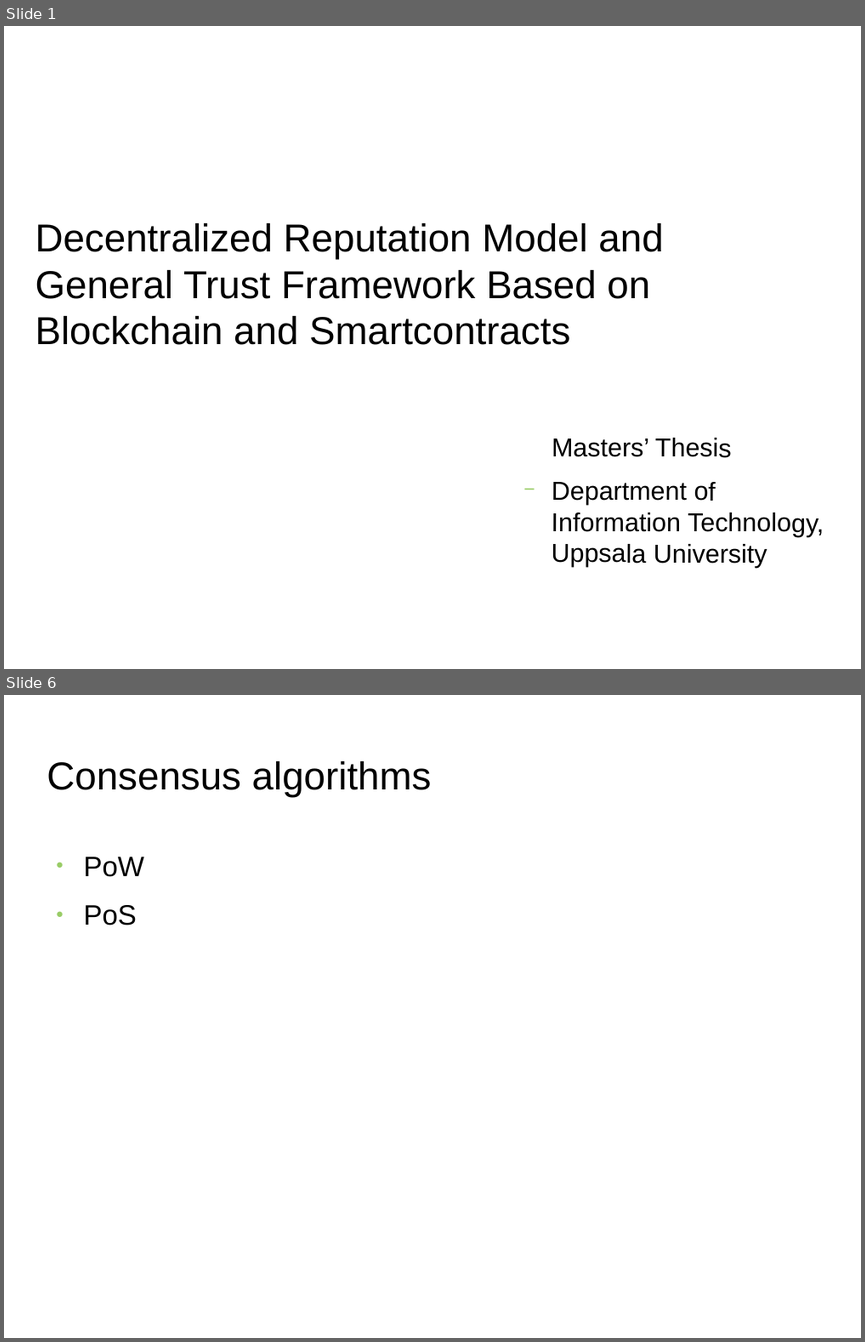
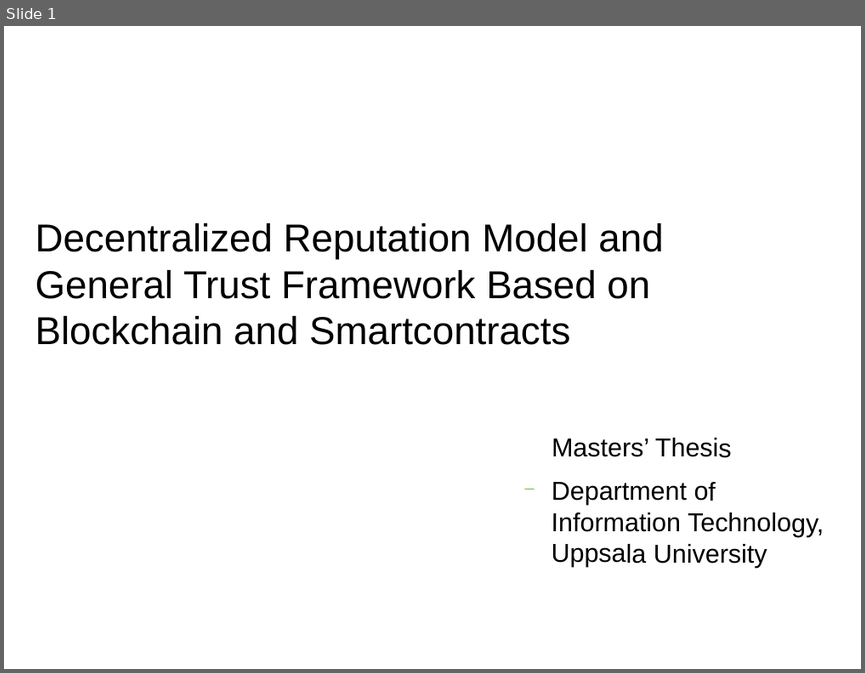
Before and after one commit to s2-t2/blockchain_reputation_system, a slide deck: documents/Presentation/Presentation.odp. Shown one above the other, each under a label of ours: slides 1 and 6 before the commit, slide 1 after it; the slides between them are not shown. The pictures are 865x1342 and 865x673 pixels, drawn with LibreOffice and Linux fonts; fonts in the diff are those of the drawing; background and template pictures are left out. Boxes give left, top, right and bottom in pixels: in the first picture for what was removed or moved away, otherwise in the second. Text is boxed around its words. In the diff, an @@ line names an element or a change of style, - is before the commit and + after.

```diff
--- a/documents/Presentation/Presentation.odp
+++ b/documents/Presentation/Presentation.odp
@@ slide 6 removed at (4, 695, 861, 1338), background picture (left out) @@
@@ title removed at (46, 761, 432, 798) @@
-Consensus algorithms
@@ text removed at (84, 857, 144, 925) @@
-● PoW
-● PoS
```
Also in this commit, not shown: 7 slides changed, 8 slides added, 5 other slides removed, 8 other files.
